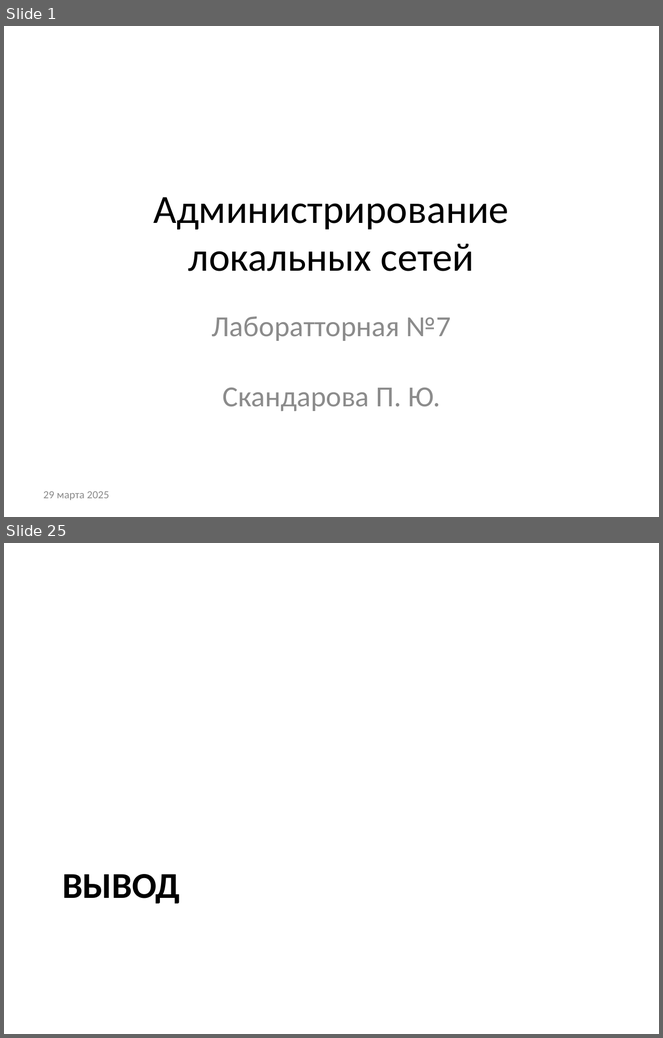
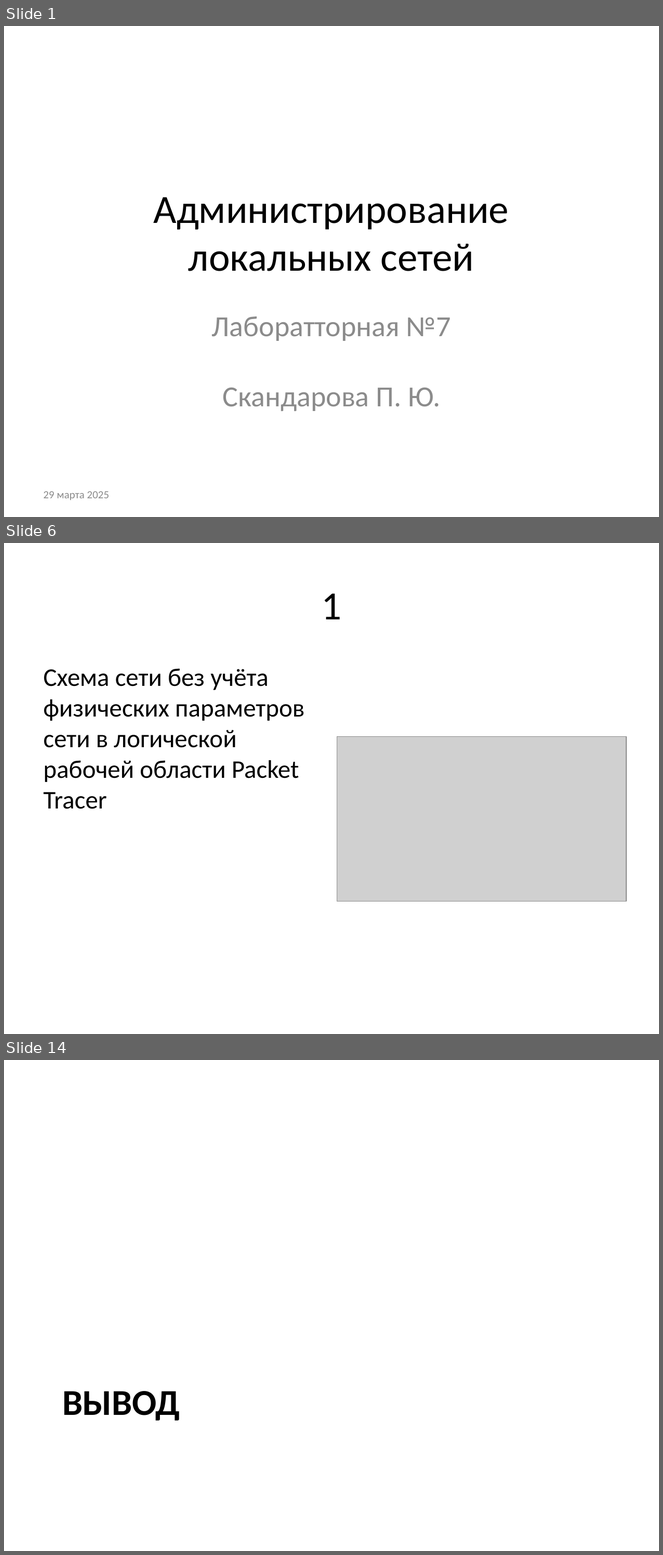
Before and after one commit to pyskandarova/study_2024-2025_net-admin, a slide deck: labs/lab07/presentation/presentation.pptx. Shown one above the other, each under a label of ours: slides 1 and 25 before the commit, slides 1, 6 and 14 after it; the slides between them are not shown. The pictures are 663x1038 and 663x1555 pixels, drawn with LibreOffice and Linux fonts; fonts in the diff are those of the drawing; grey boxes stand for pictures. Boxes give left, top, right and bottom in pixels: in the first picture for what was removed or moved away, otherwise in the second. Text is boxed around its words. In the diff, an @@ line names an element or a change of style, - is before the commit and + after.

```diff
--- a/labs/lab07/presentation/presentation.pptx
+++ b/labs/lab07/presentation/presentation.pptx
@@ slide 6 added at [4, 543, 659, 1034], background #FFFFFF @@
@@ title added at [321, 593, 341, 619], 44 pt, text #000000 @@
+1
@@ text added at [44, 668, 305, 809], 28 pt, text #000000 @@
+Cхема сети без учёта физических параметров сети в логической рабочей области Packet Tracer
@@ picture added at [337, 737, 626, 901] @@
@@ what was slide 25 is now slide 14 @@
```
Also in this commit, not shown: 8 slides changed, 3 other slides added, 15 slides removed, 2 other files.
